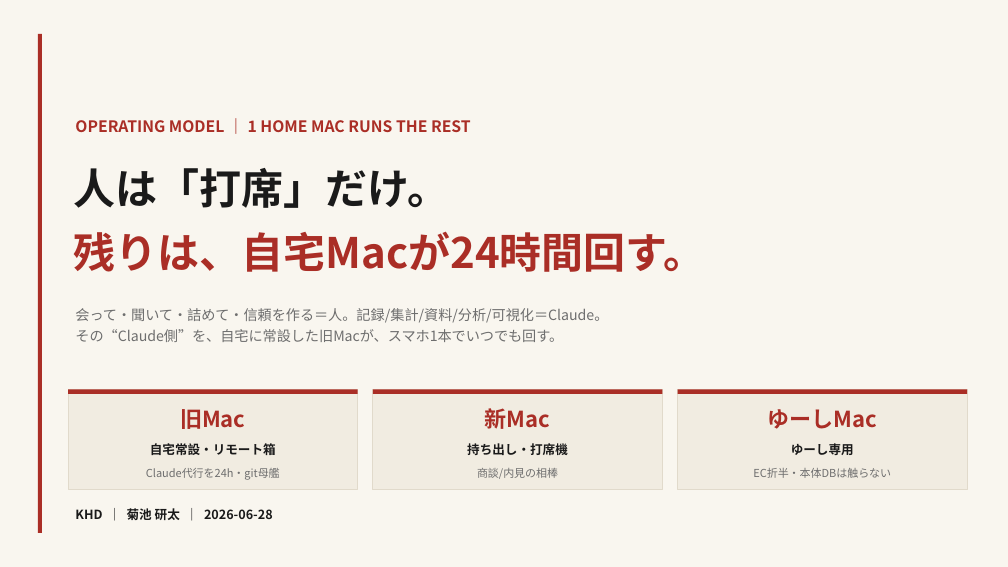
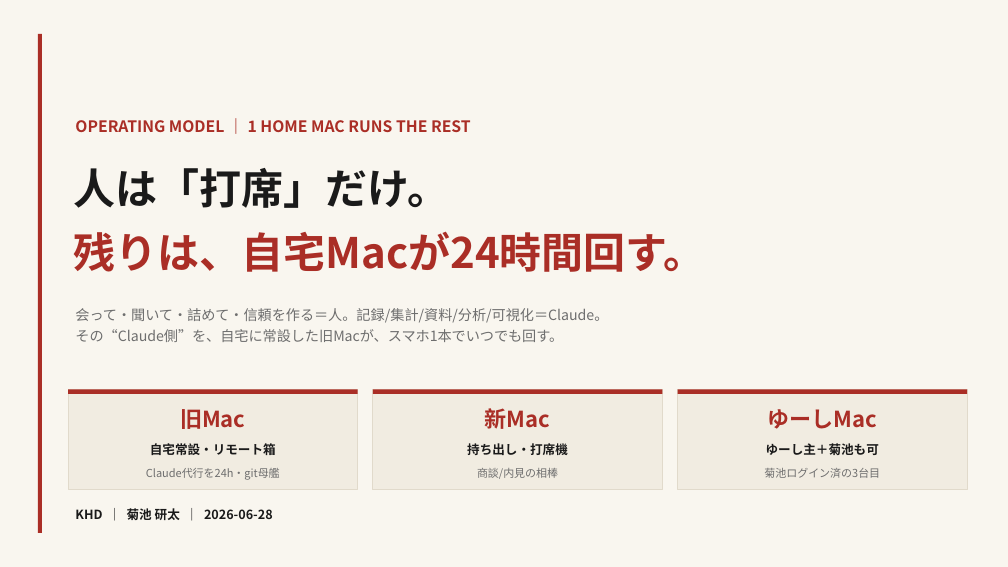
Before and after one commit to ec-seller-oss/khd_workspace, a slide deck: slide 1 of 01_オペモデル_Mac3台リモート活用_260628.pptx. Drawn at 1008x567 pixels with LibreOffice and Linux fonts; fonts in the diff are those of the drawing. Boxes give left, top, right and bottom in pixels: in the first picture for what was removed or moved away, otherwise in the second. Text is boxed around its words. In the diff, an @@ line names an element or a change of style, - is before the commit and + after.

```diff
--- a/01_オペモデル_Mac3台リモート活用_260628.pptx
+++ b/01_オペモデル_Mac3台リモート活用_260628.pptx
@@ text at box(766, 443, 879, 455): text changed @@
-ゆーし専用
+ゆーし主＋菊池も可
@@ text at box(764, 468, 880, 478): text changed @@
-EC折半・本体DBは触らない
+菊池ログイン済の3台目
```
Also in this commit, not shown: 2 other slides changed, 1 slide added, 9 other files.
